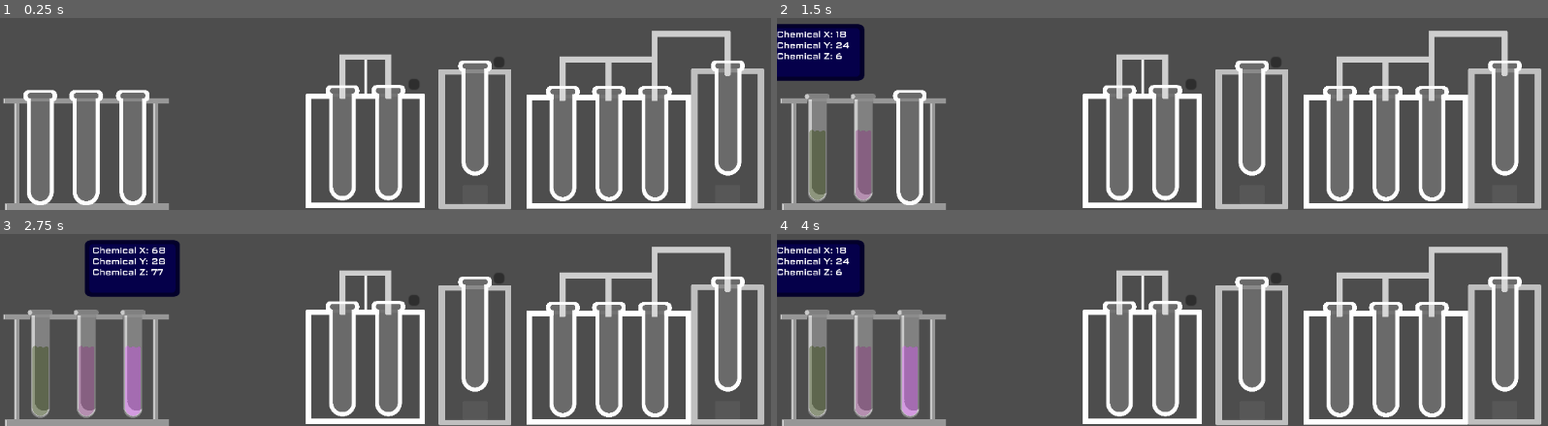
Above: before the commit, frames 1-4 (two rows, left to right).
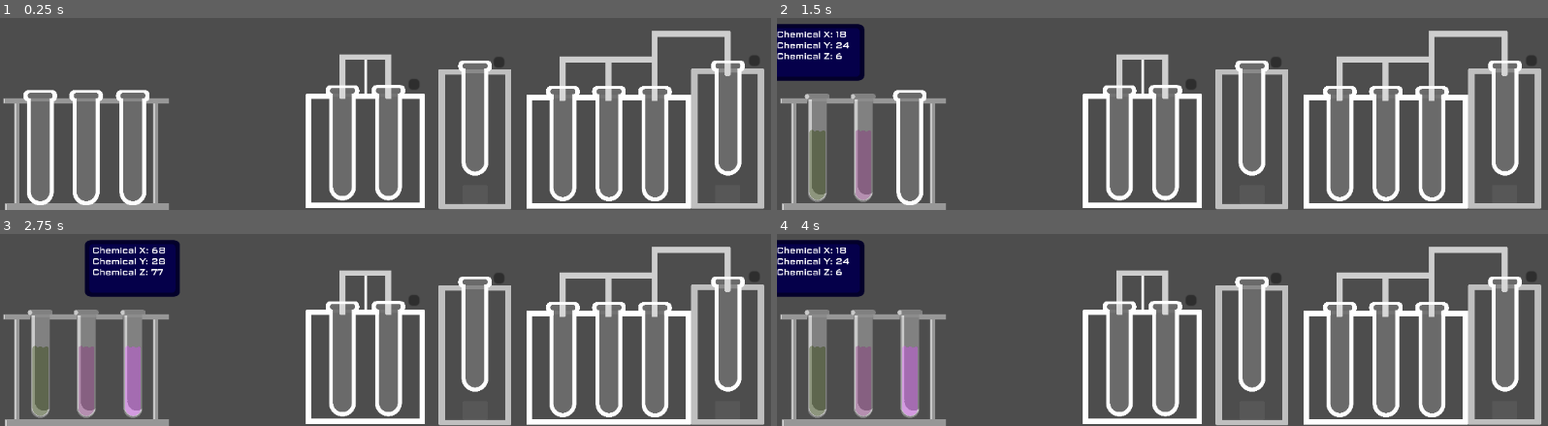
Above: after the commit, the same moments.

Repository: DevEhanTariq/godot-wild-jam-94
Game: Godot game, scene res://MainScenes/Workshop.tscn
Two runs of this game, one before a commit and one after it. Both use one fixed random seed, a clock stepped at 60 frames per second and the inputs below.
Inputs (mouse positions are in pixels of both pictures, inside the frame that each line leads up to):
- Up to frame 1 (0.25 s): no input
- Up to frame 2 (1.5 s): click (861, 148) at 0.52 s; click (815, 148) at 1.27 s
- Up to frame 3 (2.75 s): click (131, 364) at 2.02 s
- Up to frame 4 (4 s): tap Enter at 2.75 s; move the mouse to (861, 364) at 2.77 s; tap Space at 3.5 s; move the mouse to (815, 364) at 3.52 s

The runs differ from the first frame. In frame 1, 0.1% of the frame differs, in the area x 92-99%, y 19-82%; in frame 2, 0.1%; in frame 3, 0.1%; in frame 4, 0.1%.

Commit message:
Fix: Re-arranging the TestTubeOutline script
- Re-arranging the TestTubeOutline script

Diff:
--- a/ExtraScenes/Distiller.tscn
+++ b/ExtraScenes/Distiller.tscn
@@ -13,7 +13,7 @@
 region_rect = Rect2(1423, 0, 1764, 1320)
 
 [node name="TestTubeOutline" parent="." unique_id=398721132 instance=ExtResource("2_7wtvf")]
-position = Vector2(613, -15)
+position = Vector2(614, -15)
 
 [node name="TestTubeOutline2" parent="." unique_id=1967100351 instance=ExtResource("2_7wtvf")]
 position = Vector2(-269, 176)
@@ -23,3 +23,12 @@
 
 [node name="TestTubeOutline4" parent="." unique_id=728456353 instance=ExtResource("2_7wtvf")]
 position = Vector2(72, 178)
+
+[node name="Button" type="Button" parent="." unique_id=1830353232]
+offset_left = 770.0
+offset_top = -480.0
+offset_right = 778.0
+offset_bottom = -472.0
+scale = Vector2(10, 10)
+
+[connection signal="pressed" from="Button" to="." method="_on_button_pressed"]
--- a/ExtraScenes/distiller.gd
+++ b/ExtraScenes/distiller.gd
@@ -10,3 +10,13 @@
 # Called every frame. 'delta' is the elapsed time since the previous frame.
 func _process(delta: float) -> void:
 	pass
+
+
+func _on_button_pressed() -> void:
+	var TubeX = $TestTubeOutline3
+	var TubeY = $TestTubeOutline2
+	var TubeZ = $TestTubeOutline4
+	var InTube = $TestTubeOutline/TestTube
+
+	TubeX.delete = false
+	TubeX._on_button_pressed()
--- a/ExtraScenes/test_tube_outline.gd
+++ b/ExtraScenes/test_tube_outline.gd
@@ -1,4 +1,6 @@
 extends Node2D
+
+var delete = true
 
 # Called when the node enters the scene tree for the first time.
 func _ready() -> void:
@@ -14,10 +16,11 @@
 	if len(Global.TestTubes) != 0:
 		var Outline = $Button
 		var TestTube = $TestTube
+		var localInventory = get_parent()
 
-		var localInventory = get_parent()
-		localInventory.TestTubes.append(Global.TestTubes[Global.Selected])
-		Global.RemoveTestTube()
+		if delete:
+			localInventory.TestTubes.append(Global.TestTubes[Global.Selected])
+			Global.RemoveTestTube()
 
 		TestTube.CX = localInventory.TestTubes[-1][0]
 		TestTube.CY = localInventory.TestTubes[-1][1]
